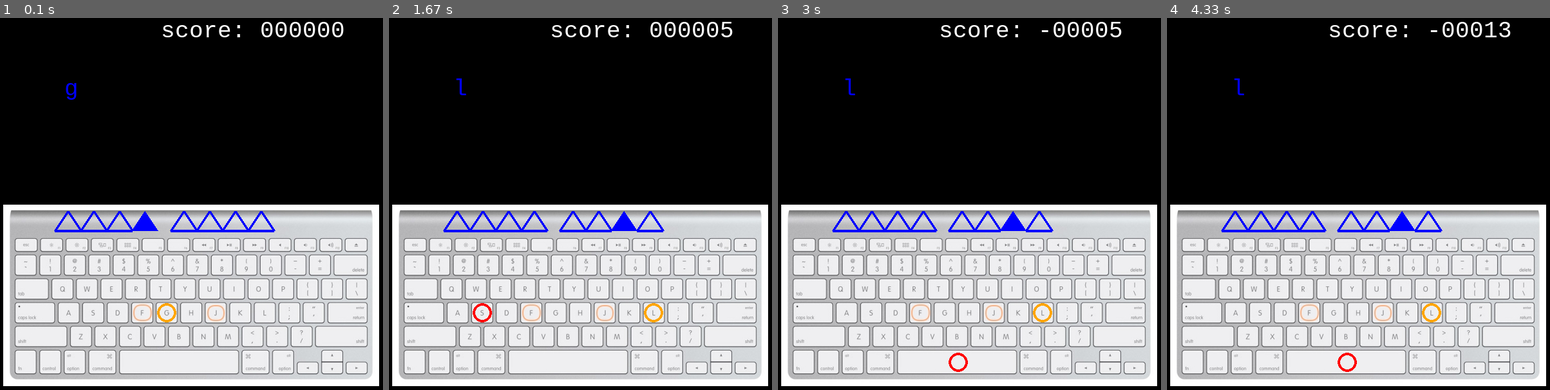
Above: before the commit, frames 1-4 (left to right).
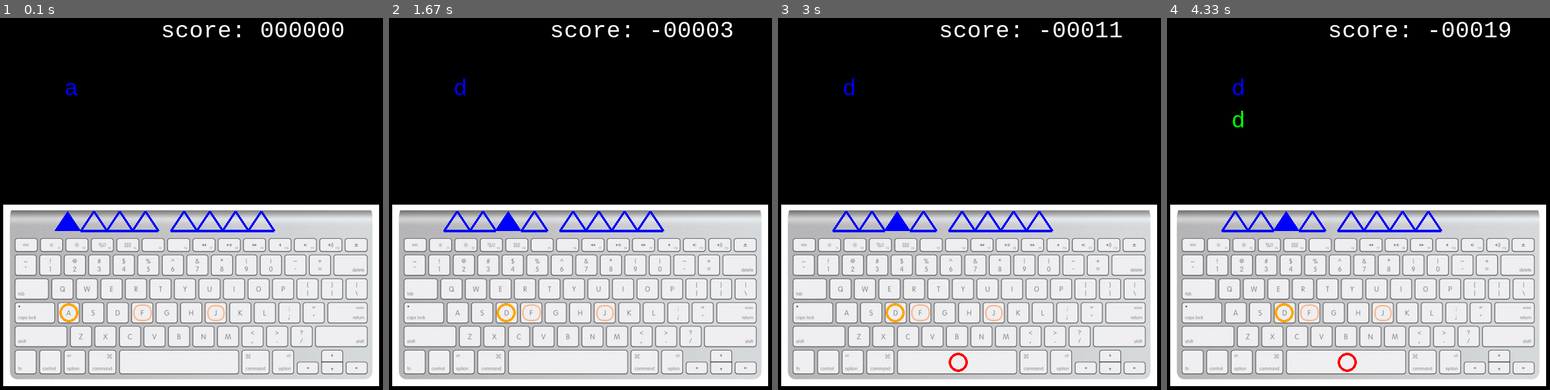
Above: after the commit, the same moments.

Repository: litdream/TypingGym
Game: pygame game, started from module_1.py
Two runs of this game, one before a commit and one after it. Both use one fixed random seed, a clock stepped at 60 frames per second and the inputs below.
Inputs:
- Up to frame 1 (0.1 s): no input
- Up to frame 2 (1.67 s): tap Enter at 0.33 s; tap G at 0.67 s; hold A 1-1.53 s; tap Space at 1.07, 1.37, 1.63 s; tap C at 1.15 s; hold S from 1.57 s (still down)
- Up to frame 3 (3 s): release S at 1.87 s; hold A 1.9-2.3 s; tap Space at 1.97, 2.27, 2.4, 2.8 s; tap B at 2.05 s; hold W 2.33-2.7 s; tap C at 2.48 s; hold D from 2.73 s (still down)
- Up to frame 4 (4.33 s): tap Space at 3.1, 3.47, 3.87, 4.17 s; release D at 3.37 s; hold S 3.4-3.77 s; tap B at 3.55 s; hold A 3.8-4.27 s; tap C at 3.95 s; hold D from 4.3 s (still down)

The runs differ from the first frame. In frame 1, 0.6% of the frame differs, in the area x 14-47%, y 17-82%; in frame 2, 0.8%, in the area x 17-90%, y 1-82%; in frame 3, 0.8%; in frame 4, 0.7%.

Commit message:
more fixing.

Diff:
--- /dev/null
+++ b/bug-1.txt
@@ -0,0 +1,24 @@
+('c', [], 0, 'c')
+('v', [], 0, 'v')
+('x', [], 0, 'x')
+('m', [], 0, 'm')
+('lack', [], 0, 'l')
+('lack', ['l'], 1, 'a')
+('lack', ['l', 'a'], 2, 'c')
+('lack', ['l', 'a', 'c'], 3, 'k')
+('mv', [], 0, 'm')
+('mv', ['m'], 1, 'v')
+('mv', ['m', 'v'], 2, 'b')
+('mv', ['m', 'v'], 2, 'b')
+Traceback (most recent call last):
+  File "module_1.py", line 188, in <module>
+    main_loop()
+  File "module_1.py", line 177, in main_loop
+    _lvl_player("zxcvm", all_words[5], increment=6)
+  File "module_1.py", line 168, in _lvl_player
+    word_practice(words, wcnt)
+  File "module_1.py", line 150, in word_practice
+    question_loop(q.pop())
+  File "module_1.py", line 106, in question_loop
+    if pressed_key == word[i]:
+IndexError: string index out of range
--- a/module_1.py
+++ b/module_1.py
@@ -101,17 +101,30 @@
                 # Early Sound Feedback
 
                 #DEBUG:
-                print(word, i, pressed_key)
+                #
+                #  There is unknown error happening.
+                #  READ error text:  bug-1.txt
+                #  Why 'mv' was all collected, but continued this loop?
+                #
+                print(word, user, i, pressed_key)
+                try:
+                    if pressed_key == word[i]:
+                        load_and_play('key_press.ogg')
+                        i += 1
+                        user.append(pressed_key)
+                        leave_key = None
+                    else:
+                        load_and_play('pig-oink.ogg')
+                        leave_key = pressed_key
+                        score -= 1
 
-                if pressed_key == word[i]:
-                    load_and_play('key_press.ogg')
-                    i += 1
-                    user.append(pressed_key)
-                    leave_key = None
-                else:
-                    load_and_play('pig-oink.ogg')
-                    leave_key = pressed_key
-                    score -= 1
+                except IndexError:
+                    print(word, user, i, pressed_key)
+
+                    #BUG Workaround:
+                    # BAD Practice, but, check again.
+                    if word == ''.join(user):
+                        break
 
         # Render
         #   1: User feedback
@@ -164,8 +177,6 @@
         word_practice(words, wcnt)
         clap()
 
-    _lvl_player("abcdefghijklmnopqrstuvwxyz", all_words[11], 1, increment=11)
-
     _lvl_player("asdf", all_words[0], 5, 10, increment=1)
     _lvl_player("jkl;", all_words[1], 3, 20, increment=2)
     #_lvl_player("jkl;", all_words[1], 3, 30, increment=2)
@@ -178,7 +189,7 @@
     _lvl_player("tgbyhn", all_words[8], increment=9)
     _lvl_player("asdfjklqweruiopzxcvnm", all_words[9], 1, increment=10)
     _lvl_player("asdfjkltgbyhn", all_words[10], 2, increment=11)
-    _lvl_player("abcdefghijklmnopqrstuvwxyz", all_words[11], 2, increment=11)
+    _lvl_player("abcdefghijklmnopqrstuvwxyz", all_words[11], 1, increment=11)
 
     pygame.quit()
 
Not shown, changed: word-list.dat
